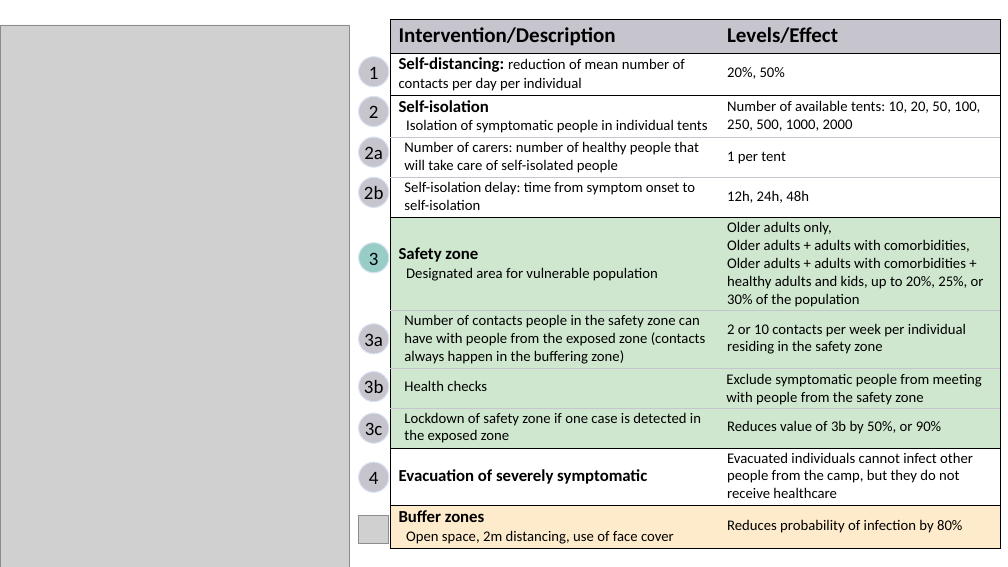
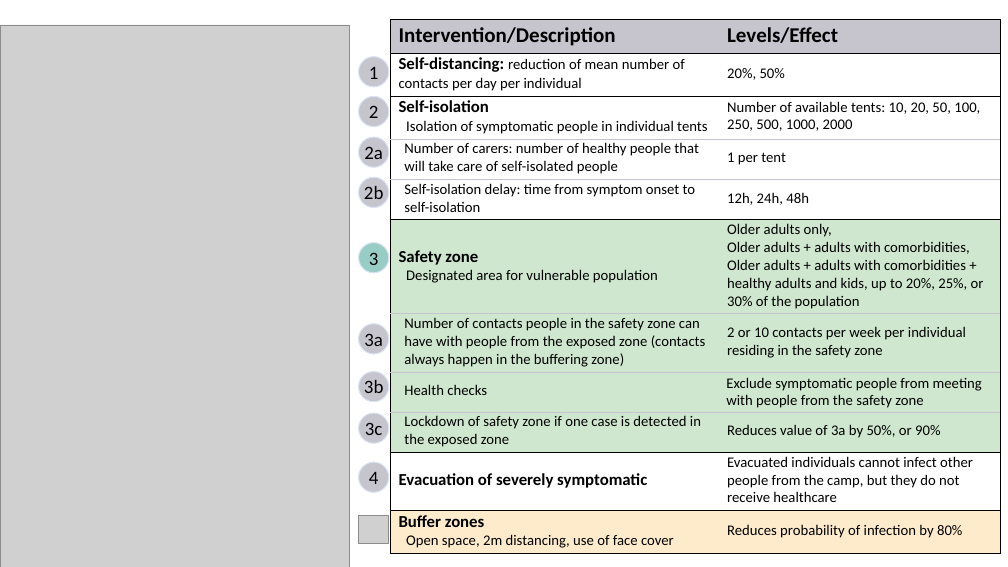
Before and after one commit to crowdfightcovid19/req-550-Syria, a slide deck: slide 5 of manuscripts/diagrams/diagrams_interventions_JV_LDT_JV.pptx. Drawn at 1008x567 pixels with LibreOffice and Linux fonts; fonts in the diff are those of the drawing; grey boxes stand for pictures. Boxes give left, top, right and bottom in pixels: in the first picture for what was removed or moved away, otherwise in the second. Text is boxed around its words. In the diff, an @@ line names an element or a change of style, - is before the commit and + after.

```diff
--- a/manuscripts/diagrams/diagrams_interventions_JV_LDT_JV.pptx
+++ b/manuscripts/diagrams/diagrams_interventions_JV_LDT_JV.pptx
@@ table at (x1=390, y1=20, x2=1000, y2=552) @@
-row 9, column 2: Reduces value of 3b by 50%, or 90%
+row 9, column 2: Reduces value of 3a by 50%, or 90%
```
Also in this commit, not shown: 2 other files.
